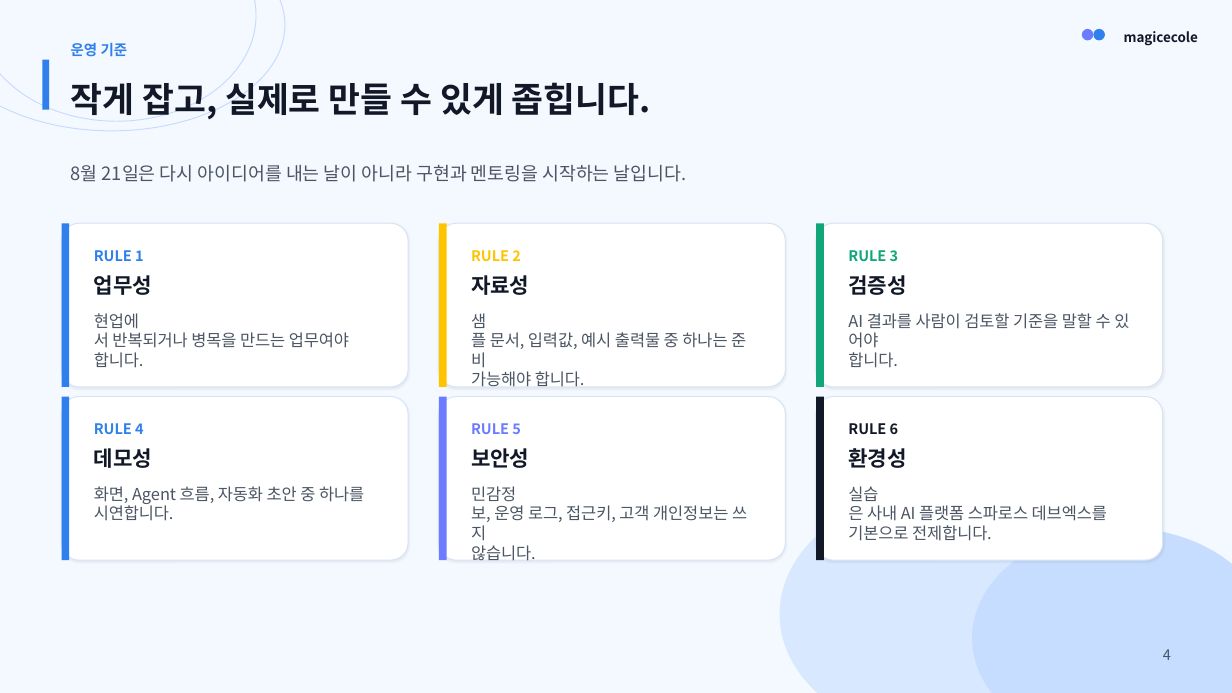
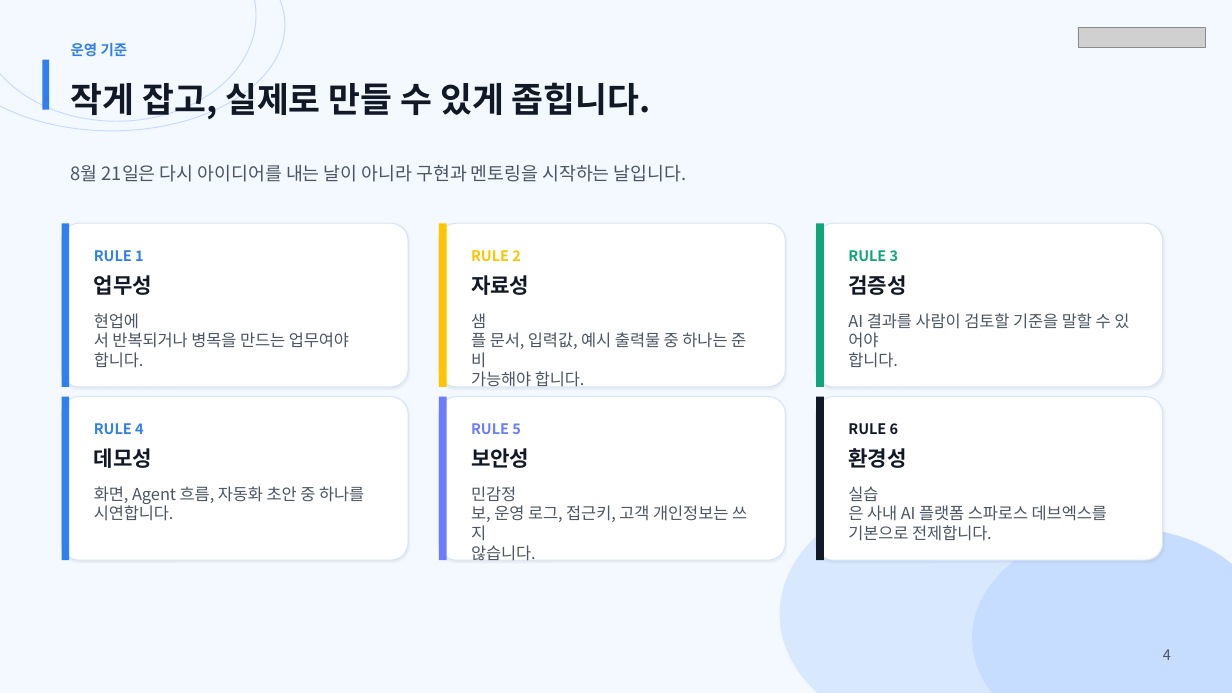
Before and after one commit to MagicecoleAI/shinsegae-ic-ai-native-workshop, a slide deck: slide 4 of outputs/shinsegae-ai4pm-0626-3h-workshop.pptx. Drawn at 1232x693 pixels with LibreOffice and Linux fonts; fonts in the diff are those of the drawing; grey boxes stand for pictures. Boxes give left, top, right and bottom in pixels: in the first picture for what was removed or moved away, otherwise in the second. Text is boxed around its words. In the diff, an @@ line names an element or a change of style, - is before the commit and + after.

```diff
--- a/outputs/shinsegae-ai4pm-0626-3h-workshop.pptx
+++ b/outputs/shinsegae-ai4pm-0626-3h-workshop.pptx
@@ picture added at [1079,27,1206,47] @@
@@ ellipse removed at [1082,29,1093,40] @@
@@ ellipse removed at [1093,29,1104,40] @@
@@ text removed at [1124,31,1198,45] @@
-magicecole
```
Also in this commit, not shown: 26 other slides changed, 2 other files.
